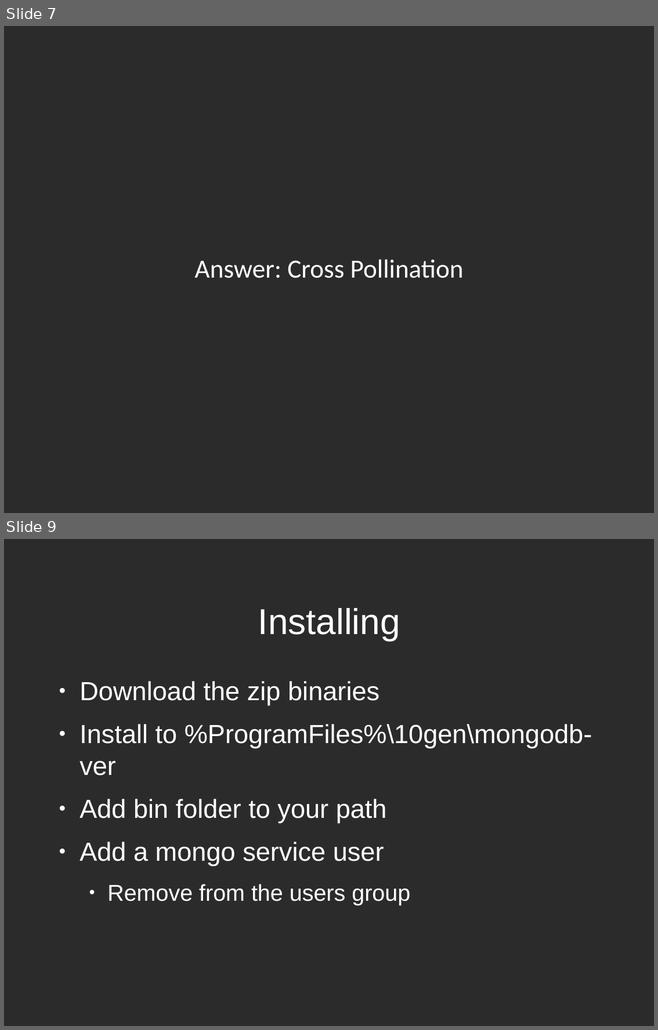
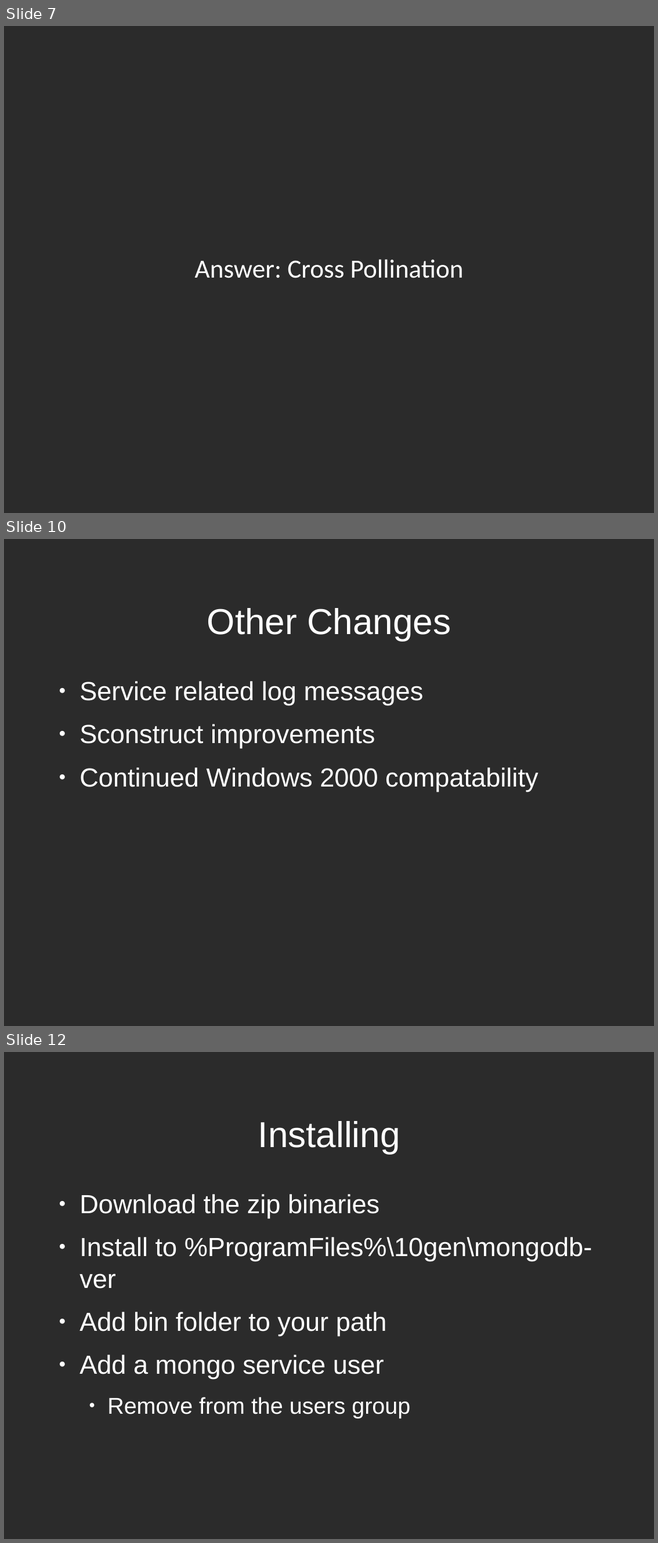
Before and after one commit to zippy1981/TalkMaterials, a slide deck: MongoMeetup/2010-July/Mongo Windows Administration for the Unix Programmer.odp. Shown one above the other, each under a label of ours: slides 7 and 9 before the commit, slides 7, 10 and 12 after it; the slides between them are not shown. The pictures are 658x1030 and 658x1543 pixels, drawn with LibreOffice and Linux fonts; fonts in the diff are those of the drawing; background and template pictures are left out; a plain dark background stands for a picture behind light text. Boxes give left, top, right and bottom in pixels: in the first picture for what was removed or moved away, otherwise in the second. Text is boxed around its words. In the diff, an @@ line names an element or a change of style, - is before the commit and + after.

```diff
--- a/MongoMeetup/2010-July/Mongo Windows Administration for the Unix Programmer.odp
+++ b/MongoMeetup/2010-July/Mongo Windows Administration for the Unix Programmer.odp
@@ slide 10 added at <box>4,539,654,1026</box>, background picture (left out) @@
@@ title added at <box>207,608,451,641</box>, 44 pt, text #FFFFFF @@
+Other Changes
@@ text added at <box>79,681,538,791</box>, 32 pt, text #FFFFFF @@
+● Service related log messages
+● Sconstruct improvements
+● Continued Windows 2000 compatability
@@ what was slide 9 is now slide 12 @@
```
Also in this commit, not shown: 8 slides changed, 2 other slides added.
